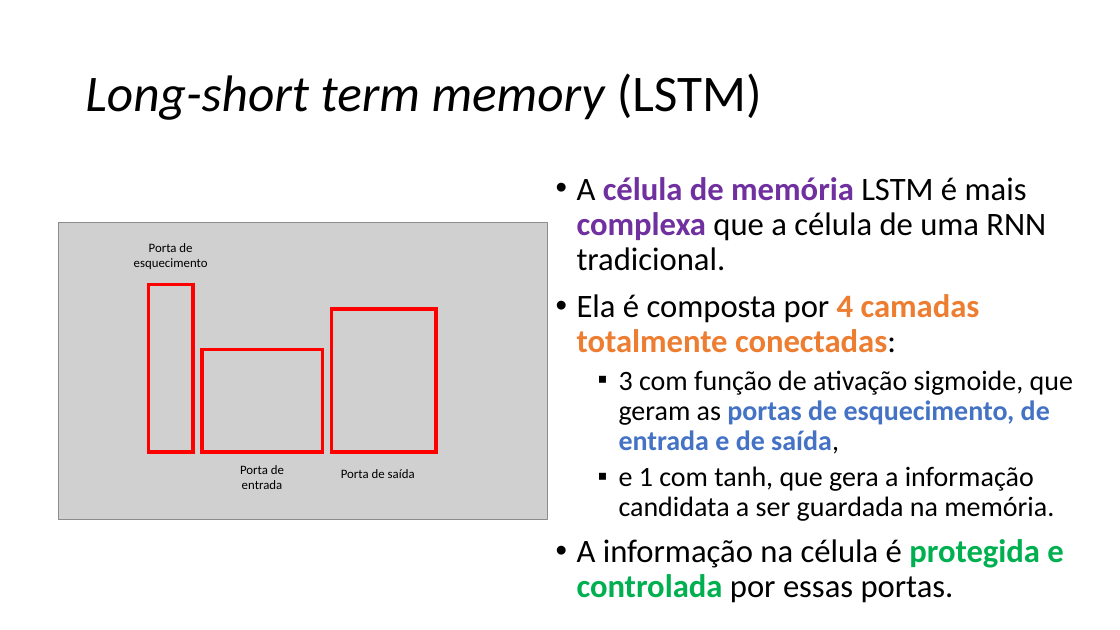
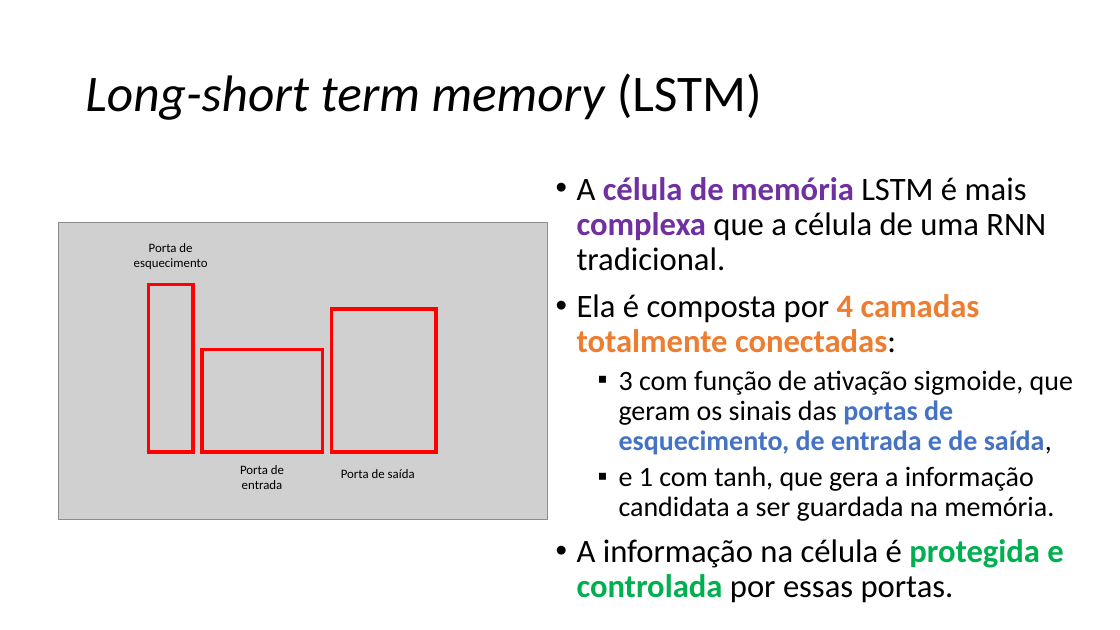
Before and after one commit to zz4fap/c24_inteligencia_artificial, a slide deck: slide 43 of slides/C24_RNN.pptx. Drawn at 1120x630 pixels with LibreOffice and Linux fonts; fonts in the diff are those of the drawing; grey boxes stand for pictures. Boxes give left, top, right and bottom in pixels: in the first picture for what was removed or moved away, otherwise in the second. Text is boxed around its words. In the diff, an @@ line names an element or a change of style, - is before the commit and + after.

```diff
--- a/slides/C24_RNN.pptx
+++ b/slides/C24_RNN.pptx
@@ text at (x1=619, y1=370, x2=1073, y2=455): text changed @@
-  ▪ 3 com função de ativação sigmoide, que geram as portas de esquecimento, de entrada e de saída,
+  ▪ 3 com função de ativação sigmoide, que geram os sinais das portas de esquecimento, de entrada e de saída,
```
Also in this commit, not shown: 7 other slides changed.
